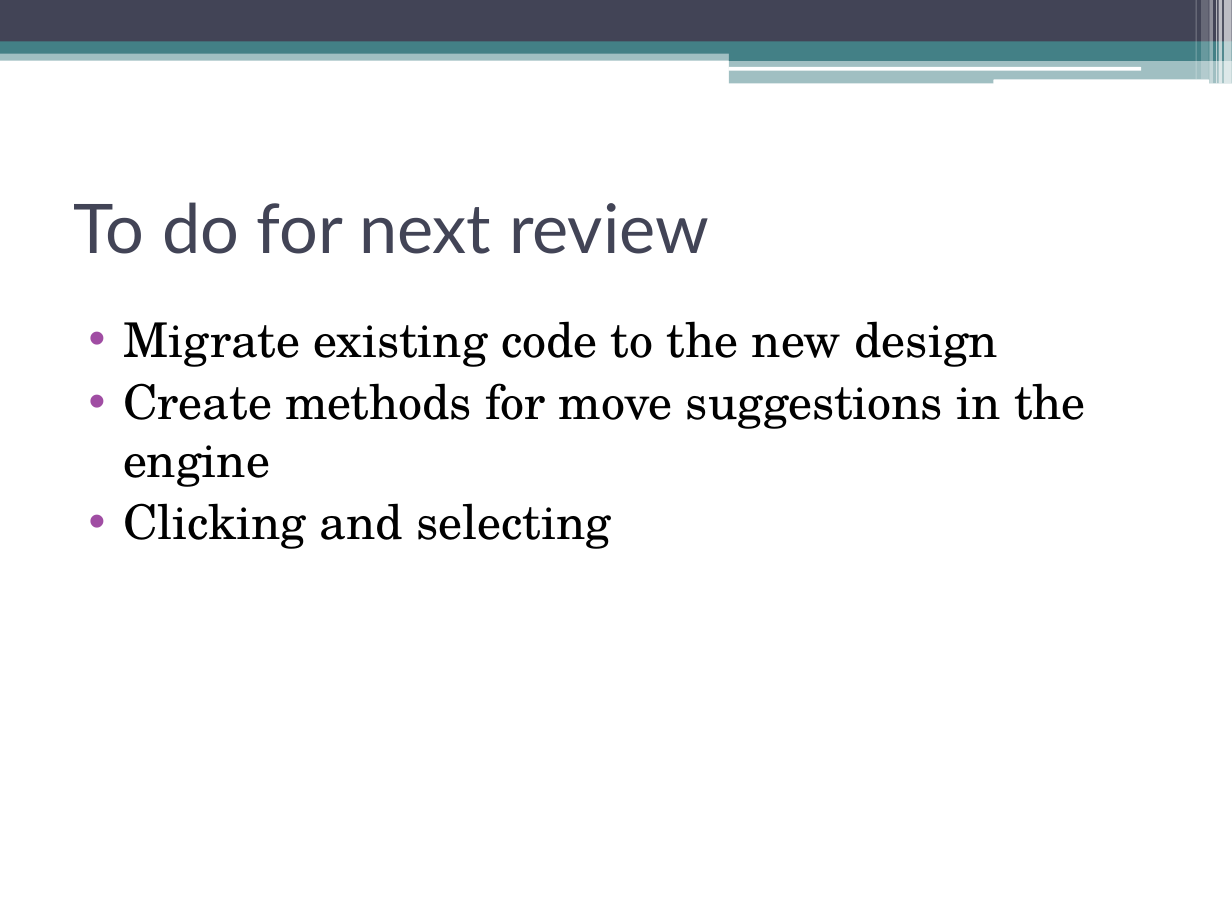
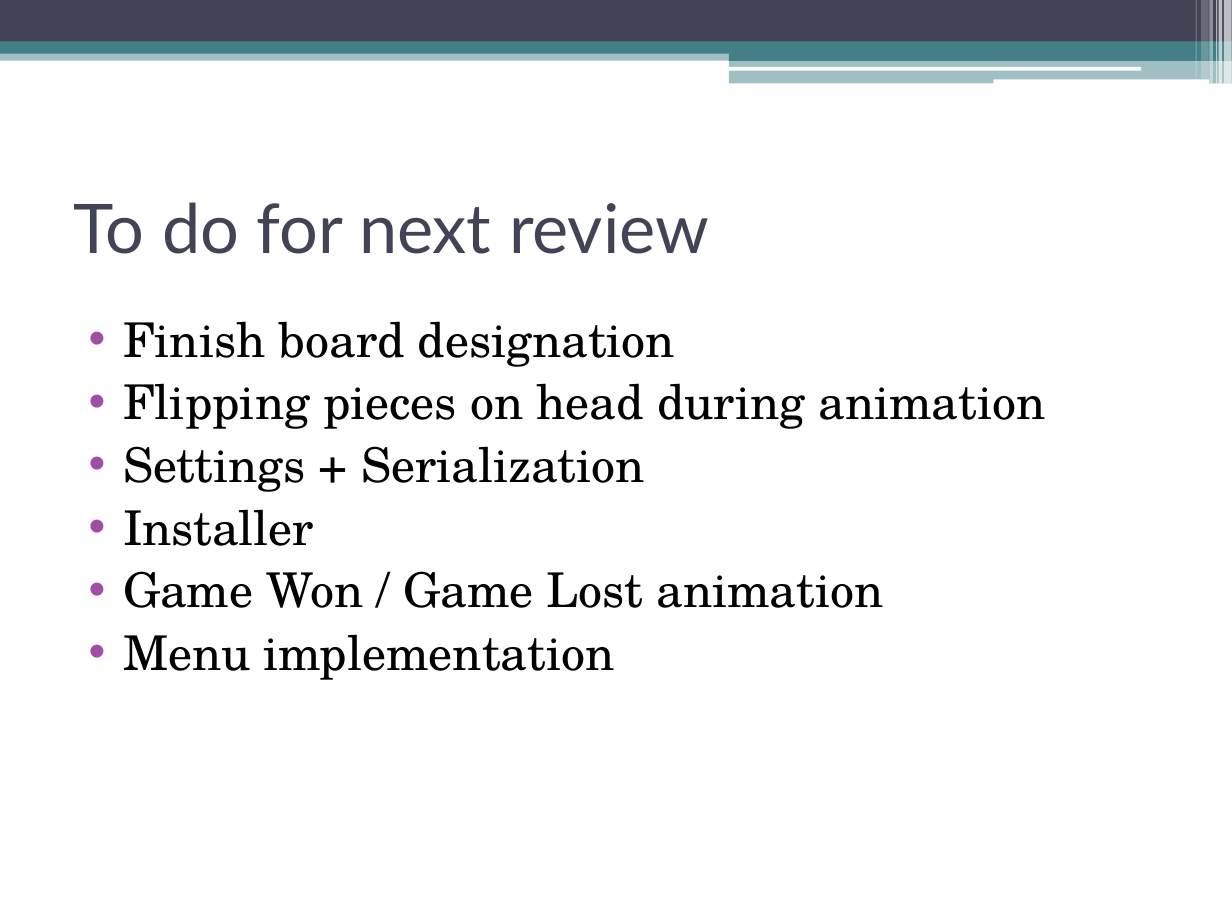
Before and after one commit to IAmWaseem/windespacman, a slide deck: slide 4 of Group 3 – Karo Progress.pptx. Drawn at 1232x924 pixels with LibreOffice and Linux fonts; fonts in the diff are those of the drawing. Boxes give left, top, right and bottom in pixels: in the first picture for what was removed or moved away, otherwise in the second. Text is boxed around its words. In the diff, an @@ line names an element or a change of style, - is before the commit and + after.

```diff
--- a/Group 3 – Karo Progress.pptx
+++ b/Group 3 – Karo Progress.pptx
@@ text at <box>123,321,1045,680</box>: text changed @@
-• Migrate existing code to the new design
-• Create methods for move suggestions in the engine
-• Clicking and selecting
+• Finish board designation
+• Flipping pieces on head during animation
+• Settings + Serialization
+• Installer
+• Game Won / Game Lost animation
+• Menu implementation
```
Also in this commit, not shown: 1 other slide changed, 1 slide removed.
